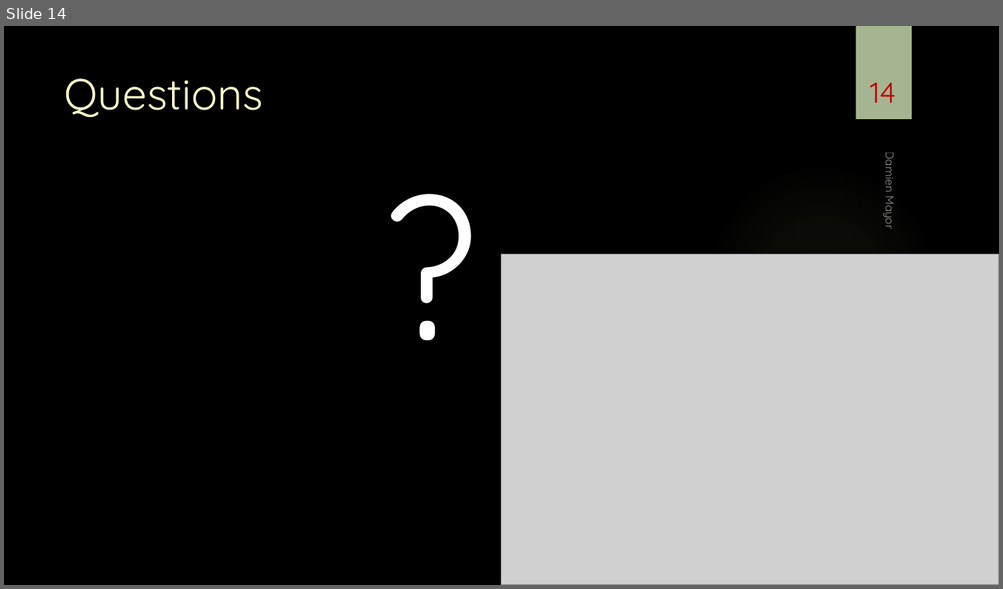
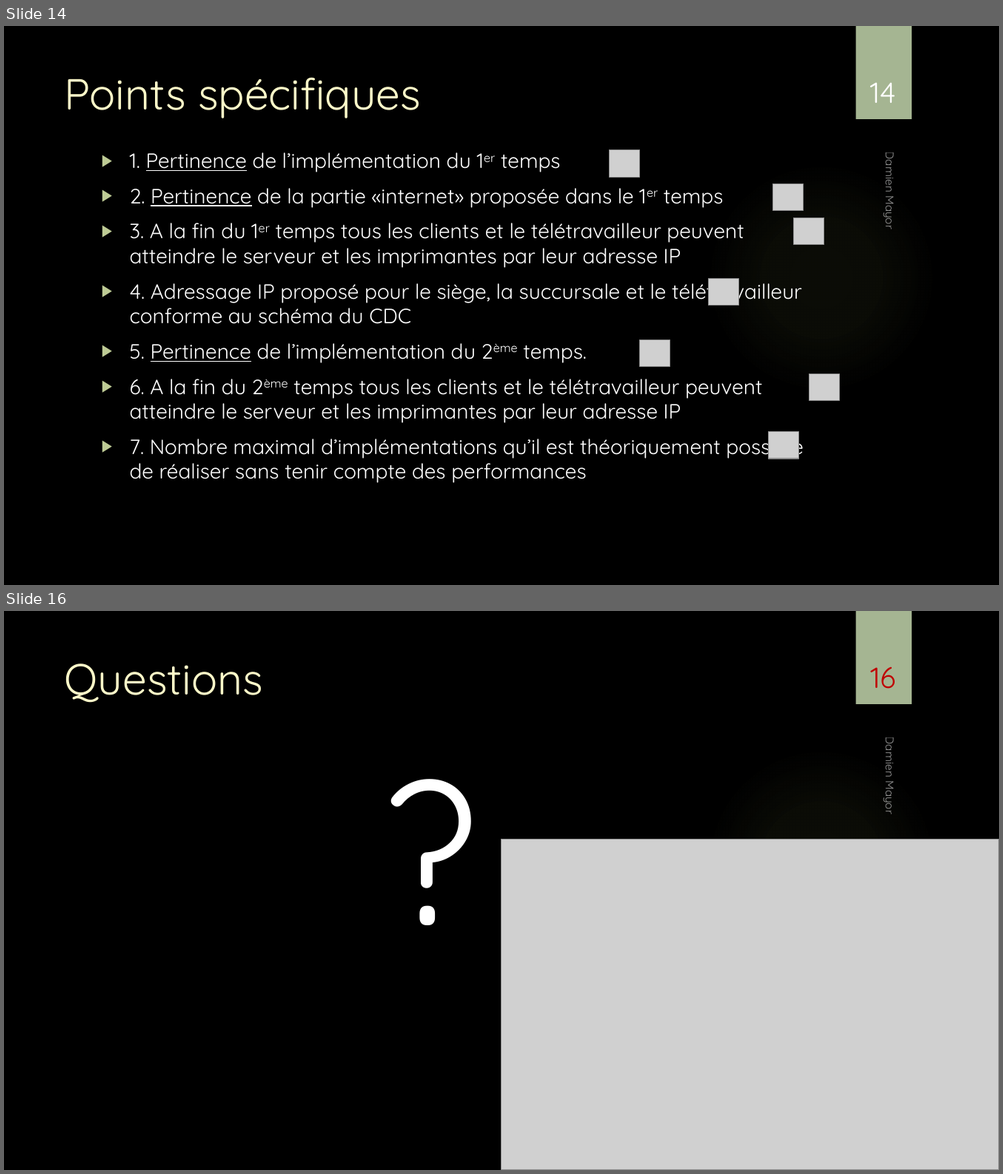
Before and after one commit to damienmayor/TPI, a slide deck: Présentation/Présentation TPI DMA.pptx. Shown one above the other, each under a label of ours: slide 14 before the commit, slides 14 and 16 after it; the slides between them are not shown. The pictures are 1003x589 and 1003x1174 pixels, drawn with LibreOffice and Linux fonts; fonts in the diff are those of the drawing; grey boxes stand for pictures; background and template pictures are left out. Boxes give left, top, right and bottom in pixels: in the first picture for what was removed or moved away, otherwise in the second. Text is boxed around its words. In the diff, an @@ line names an element or a change of style, - is before the commit and + after.

```diff
--- a/Présentation/Présentation TPI DMA.pptx
+++ b/Présentation/Présentation TPI DMA.pptx
@@ slide 14 added at <box>4,26,999,585</box>, background picture (left out); not listed: 2 template elements that a slide beside it also shows @@
@@ title added at <box>64,77,421,118</box>, 42 pt, text #FEFAC9 @@
+Points spécifiques
@@ page number added at <box>870,83,896,103</box>, 28 pt, text #FFFFFF @@
+14
@@ text added at <box>130,153,803,483</box>, 20 pt, text #FFFFFF @@
+▶ 1. Pertinence de l’implémentation du 1er temps
+▶ 2. Pertinence de la partie «internet» proposée dans le 1er temps
+▶ 3. A la fin du 1er temps tous les clients et le télétravailleur peuvent atteindre le serveur et les imprimantes par leur adresse IP
+▶ 4. Adressage IP proposé pour le siège, la succursale et le télétravailleur conforme au schéma du CDC
+▶ 5. Pertinence de l’implémentation du 2ème temps.
+▶ 6. A la fin du 2ème temps tous les clients et le télétravailleur peuvent atteindre le serveur et les imprimantes par leur adresse IP
+▶ 7. Nombre maximal d’implémentations qu’il est théoriquement possible de réaliser sans tenir compte des performances
@@ picture added at <box>609,150,639,177</box> @@
@@ text added at <box>882,156,899,229</box>, 11 pt, text #FFFFFF at 60% opacity @@
+Damien Mayor
@@ picture added at <box>774,184,803,211</box> @@
@@ picture added at <box>794,218,824,244</box> @@
@@ picture added at <box>708,279,738,306</box> @@
@@ picture added at <box>640,340,669,367</box> @@
@@ picture added at <box>809,374,839,400</box> @@
@@ picture added at <box>768,432,799,459</box> @@
@@ what was slide 14 is now slide 16 @@
@@ page number at <box>870,667,895,689</box>: text changed @@
-14
+16
```
Also in this commit, not shown: 8 slides changed, 4 other slides added, 1 other file.
